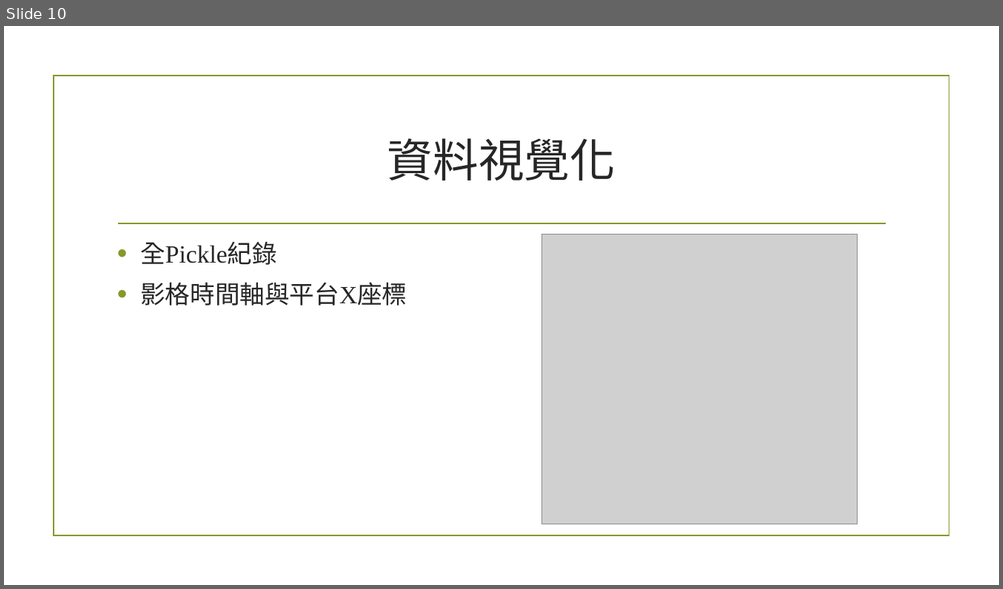
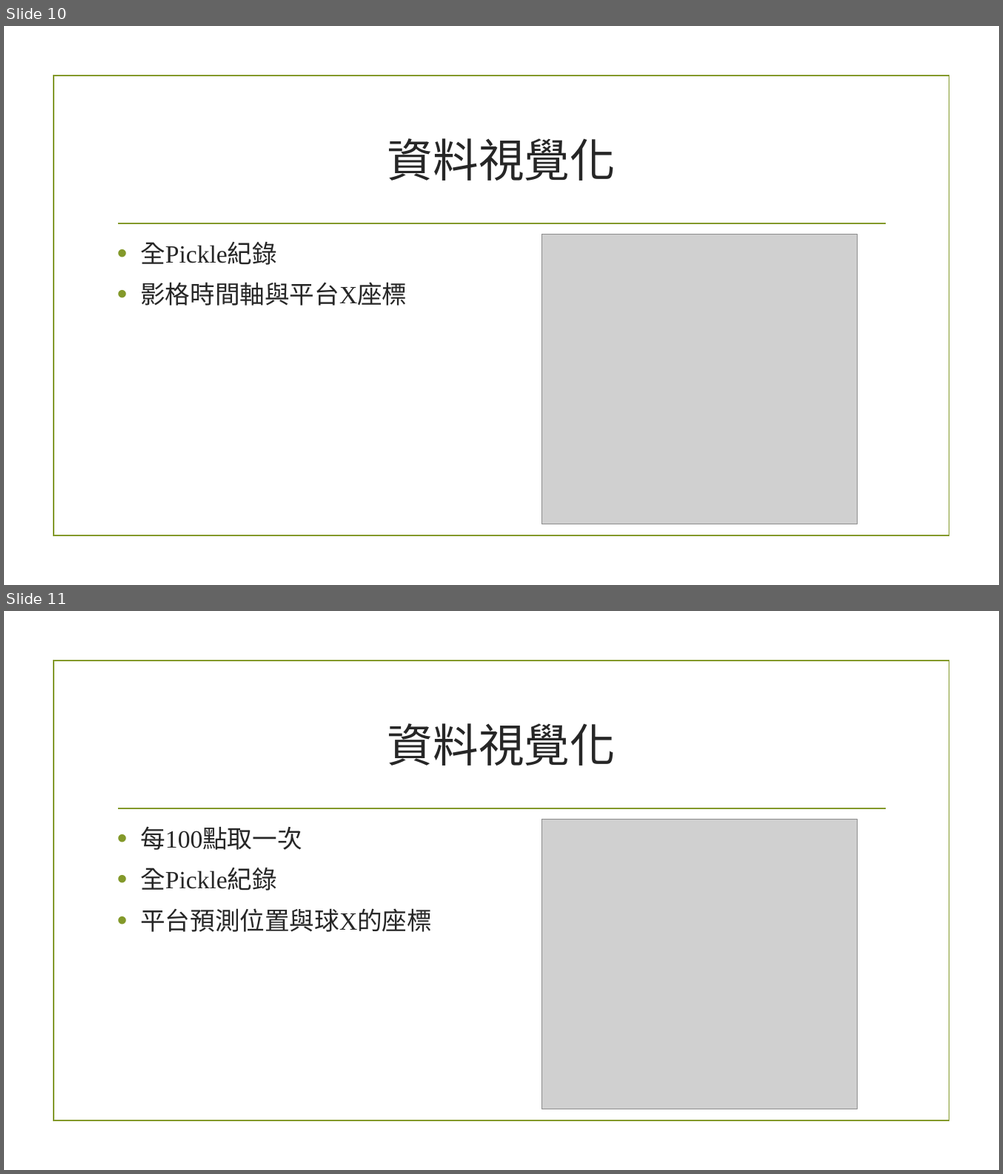
Before and after one commit to ErEcheLon/Mechine-Learning, a slide deck: Hw3/ML_P.pptx. Shown one above the other, each under a label of ours: slide 10 before the commit, slides 10 and 11 after it. The pictures are 1003x589 and 1003x1174 pixels, drawn with LibreOffice and Linux fonts; fonts in the diff are those of the drawing; grey boxes stand for pictures; background and template pictures are left out. Boxes give left, top, right and bottom in pixels: in the first picture for what was removed or moved away, otherwise in the second. Text is boxed around its words. In the diff, an @@ line names an element or a change of style, - is before the commit and + after.

```diff
--- a/Hw3/ML_P.pptx
+++ b/Hw3/ML_P.pptx
@@ slide 11 added at bbox=[4, 611, 999, 1170], background picture (left out); not listed: 2 template elements that a slide beside it also shows @@
@@ title added at bbox=[387, 723, 615, 766], 44 pt, text #262626 @@
+資料視覺化
@@ text added at bbox=[140, 826, 432, 932], 24 pt, text #262626 @@
+• 每100點取一次
+• 全Pickle紀錄
+• 平台預測位置與球X的座標
@@ picture added at bbox=[542, 820, 856, 1110] @@
```
Also in this commit, not shown: 3 slides changed, 6 other slides added, 1 other file.
